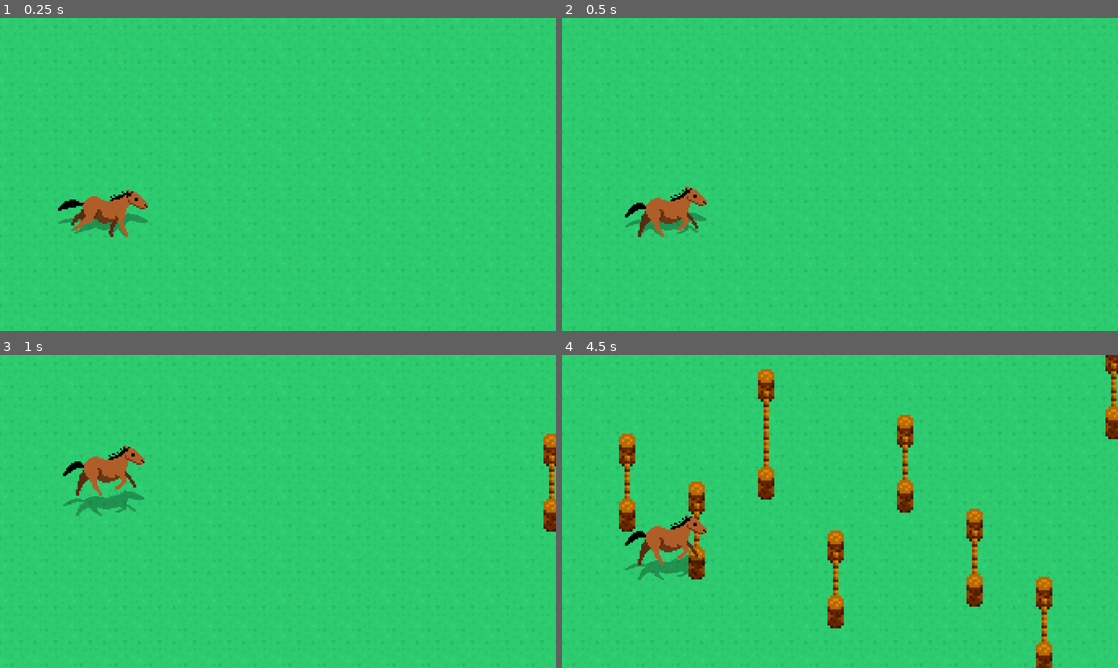
Above: before the commit, frames 1-4 (two rows, left to right).
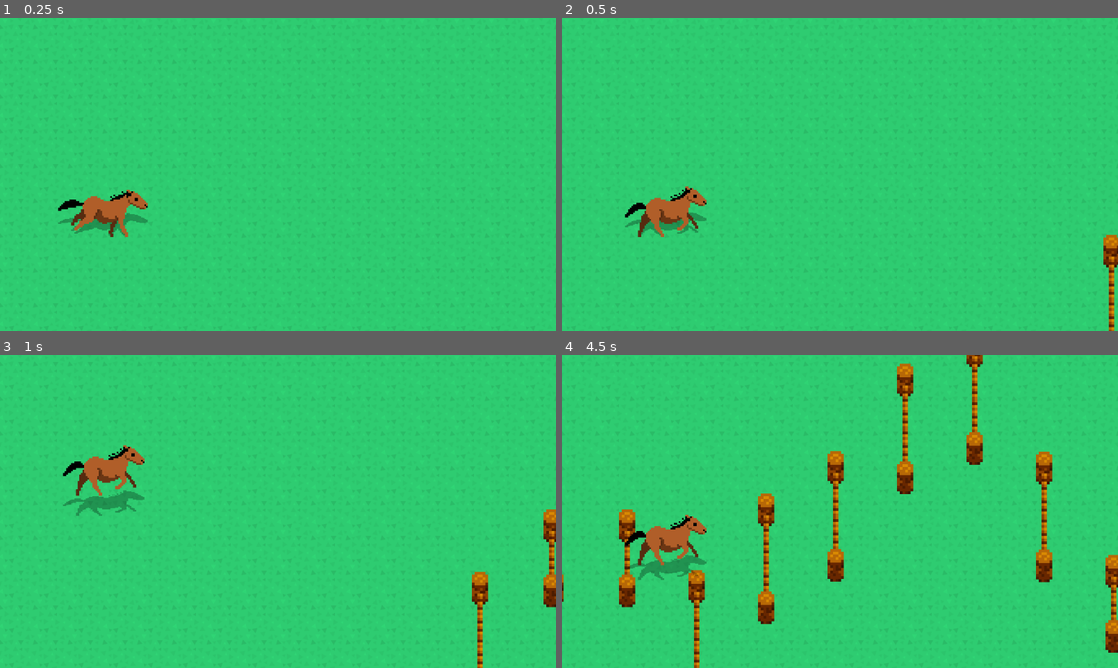
Above: after the commit, the same moments.

Repository: bardes/go-horse
Game: Godot game, scene res://game.tscn
Same seed, same stepped clock (60 frames per second), same inputs: the game is played once before the commit and once after it.
Inputs (mouse positions are in pixels of both pictures, inside the frame that each line leads up to):
- Up to frame 1 (0.25 s): no input
- Up to frame 2 (0.5 s): no input
- Up to frame 3 (1 s): move the mouse to (400, 495) at 0.52 s; click (400, 495) at 0.67 s
- Up to frame 4 (4.5 s): move the mouse to (728, 527) at 1.27 s; click (728, 527) at 1.42 s; move the mouse to (895, 442) at 2.02 s; click (895, 442) at 2.17 s; move the mouse to (812, 574) at 2.77 s; click (812, 574) at 2.92 s; move the mouse to (1006, 558) at 3.52 s; click (1006, 558) at 3.67 s; move the mouse to (673, 464) at 4.27 s; click (673, 464) at 4.42 s

Frame 1 is identical in both runs. In frame 2, 0.5% of the frame differs, in the area x 97-100%, y 69-100%; in frame 3, 1.5%; in frame 4, 9.9%, in the area x 0-100%, y 0-100%.

Commit message:
Spawna uma cerca logo no começo da partida

Diff:
--- a/fence_spawn.gd
+++ b/fence_spawn.gd
@@ -6,7 +6,16 @@
 	preload("res://resources/fence/fence_medium.tscn"),
 ]
 
+
+func _ready():
+	call_deferred("spawn_fence")
+
+
 func _on_timer_timeout() -> void:
+	spawn_fence()
+
+
+func spawn_fence() -> void:
 	path.progress_ratio = randf()
 	var instance: Node2D = fences.pick_random().instantiate()
 	get_parent().add_child(instance)
